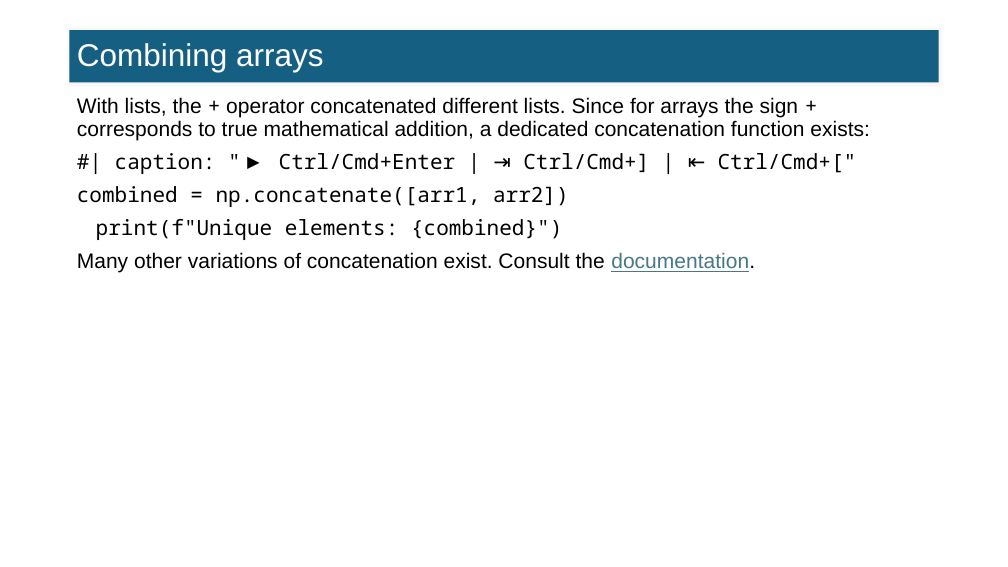
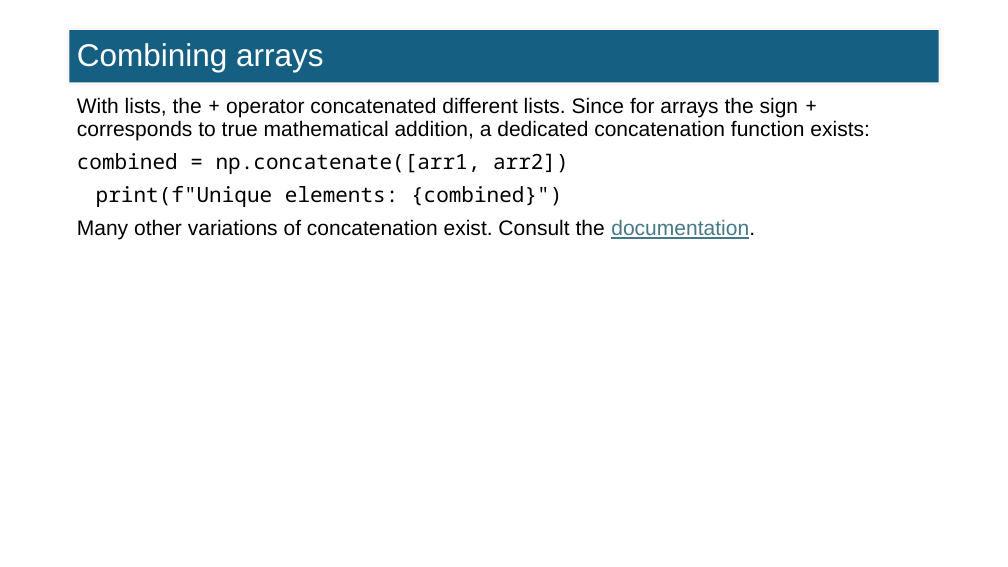
Before and after one commit to FTurci/intro-coding-data-analysis, a slide deck: slide 19 of slides/07_intro_numpy_slides.pptx. Drawn at 1008x567 pixels with LibreOffice and Linux fonts; fonts in the diff are those of the drawing. Boxes give left, top, right and bottom in pixels: in the first picture for what was removed or moved away, otherwise in the second. Text is boxed around its words. In the diff, an @@ line names an element or a change of style, - is before the commit and + after.

```diff
--- a/slides/07_intro_numpy_slides.pptx
+++ b/slides/07_intro_numpy_slides.pptx
@@ text at (77,153,569,207): text changed @@
-#| caption: "▶ Ctrl/Cmd+Enter | ⇥ Ctrl/Cmd+] | ⇤ Ctrl/Cmd+["
-combined = np.concatenate([arr1, arr2])
-print(f"Unique elements: {combined}")
+combined = np.concatenate([arr1, arr2])
+print(f"Unique elements: {combined}")
```
Also in this commit, not shown: 9 other slides changed, 55 other files.
